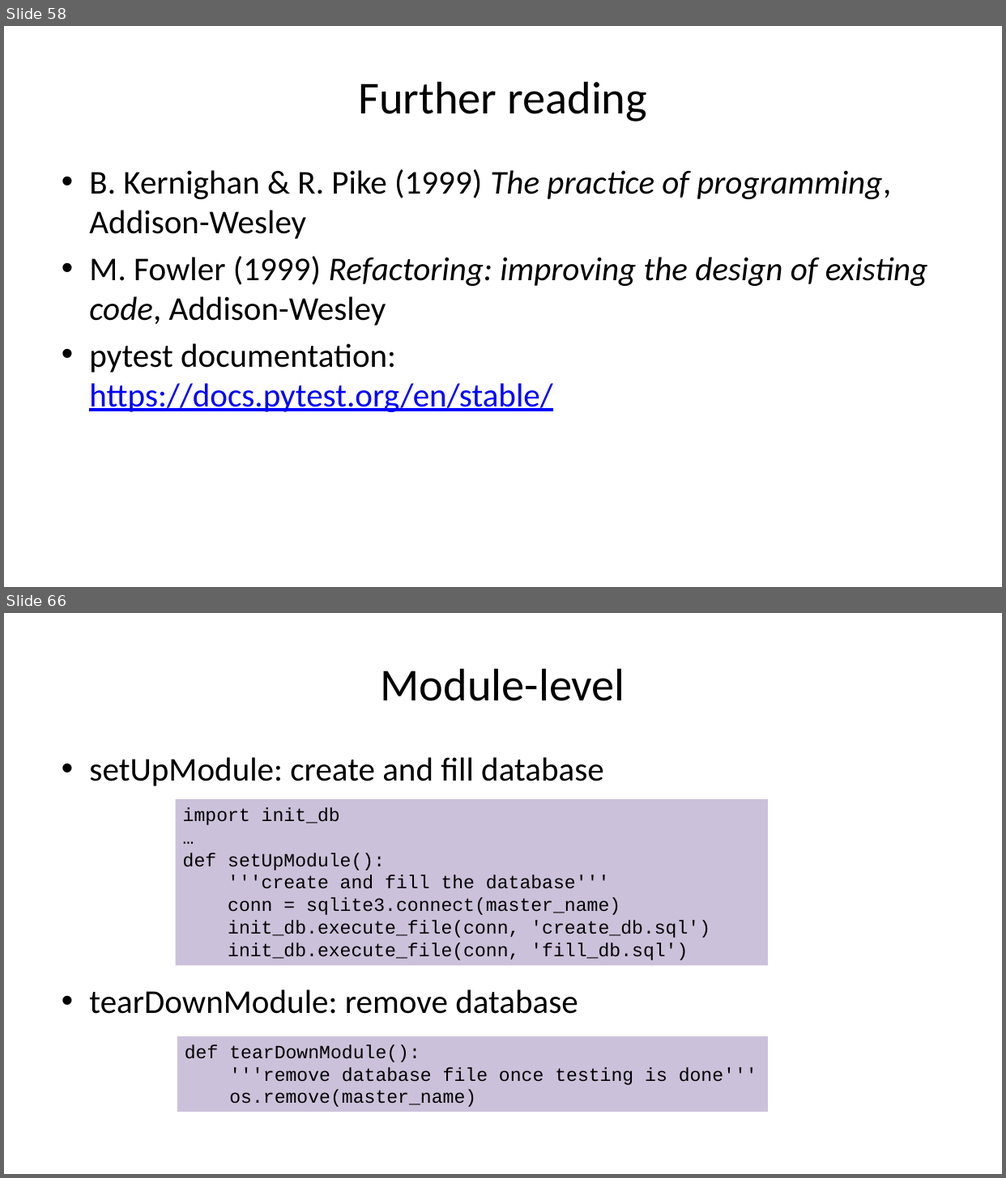
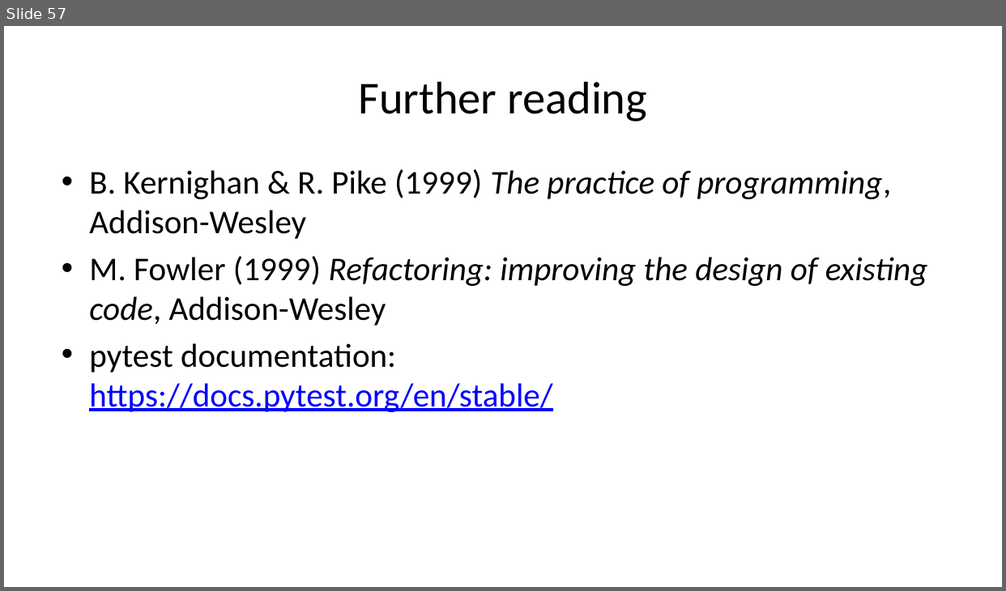
Before and after one commit to gjbex/Python-software-engineering, a slide deck: python_software_engineering.pptx. Shown one above the other, each under a label of ours: slides 58 and 66 before the commit, slide 57 after it; the slides between them are not shown. The pictures are 1006x1178 and 1006x591 pixels, drawn with LibreOffice and Linux fonts; fonts in the diff are those of the drawing. Boxes give left, top, right and bottom in pixels: in the first picture for what was removed or moved away, otherwise in the second. Text is boxed around its words. In the diff, an @@ line names an element or a change of style, - is before the commit and + after.

```diff
--- a/python_software_engineering.pptx
+++ b/python_software_engineering.pptx
@@ slide 66 removed at box(4, 613, 1002, 1174), background #FFFFFF @@
@@ title removed at box(381, 668, 625, 701) @@
-Module-level
@@ text removed at box(89, 757, 604, 1014) @@
-• setUpModule: create and fill database
-• tearDownModule: remove database
@@ rectangle removed at box(176, 799, 768, 965) @@
-import init_db
-…
-def setUpModule():
-'''create and fill the database'''
-conn = sqlite3.connect(master_name)
-init_db.execute_file(conn, 'create_db.sql')
-init_db.execute_file(conn, 'fill_db.sql')
@@ rectangle removed at box(177, 1037, 768, 1112) @@
-def tearDownModule():
-'''remove database file once testing is done'''
-os.remove(master_name)
@@ what was slide 58 is now slide 57 @@
```
Also in this commit, not shown: 1 slide changed, 16 other slides removed.
